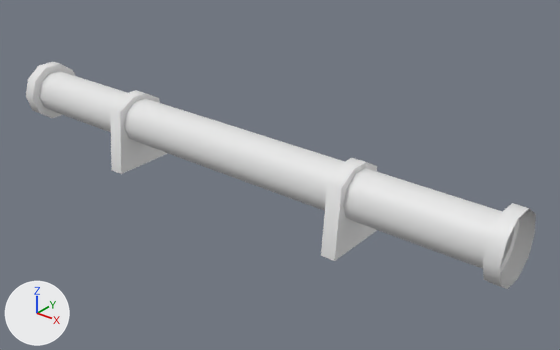
Renders of the FBX model Assets/Models/Pipe.fbx from each side of a commit.
Both versions are drawn from a 50 mm camera at (1.96, -2.14, 1.51) aimed at (0.17, 0.1, 0.12). Lighting does not change. The marker at lower left points along +X, +Y and +Z. Where no turn or scale is listed for an object, it has been applied to the vertices.
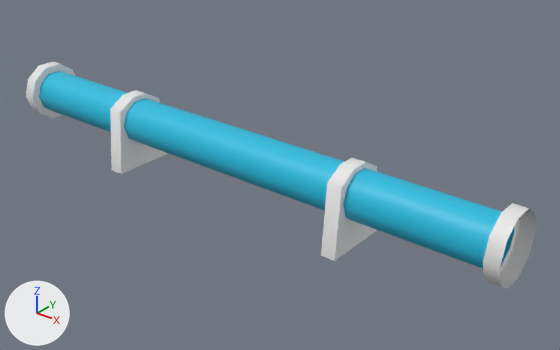
Pixel boxes [x1, y1, x2, y2] of what changed, in the pictures (560 x 350 px):
part 1 of me_cylinder_006, recoloured (white to cyan): [39, 71, 127, 132] in both
part 2 of me_cylinder_006, recoloured (white to cyan): [124, 98, 238, 174] in both
part 3 of me_cylinder_006, recoloured (white to cyan): [216, 128, 345, 211] in both
part 4 of me_cylinder_006, recoloured (white to cyan): [343, 168, 514, 269] in both

Diff of the bpy script that builds the scene:
```diff
--- a/Assets/Models/Pipe.fbx.py
+++ b/Assets/Models/Pipe.fbx.py
@@ mat_material_003 @@
+mat_material_003 = principled_material('Material.003')
+mat_material_003.base_color = (0.8, 0.8, 0.8)  # white #e7e7e7
@@ mat_material_004 @@
+mat_material_004 = principled_material('Material.004')
+mat_material_004.base_color = (0.0163, 0.508, 0.746)  # cyan #22bde0
@@ me_cylinder_006 @@
 me_cylinder_006.from_pydata(...)  # 150 vertices, 130 faces; spans x -1.22..1.22, y -0.14..0.14, z 0.0..0.34
 # used by ob_cylinder; location = (0.0, 0.0, 0.0)
+# me_cylinder_006 part 1: all 10 faces centred in x -0.89, y -0.09..0.09, z 0.12..0.31 switch from no material to mat_material_004 (cyan #22bde0)
+# me_cylinder_006 part 2: all 10 faces centred in x -0.27, y -0.09..0.09, z 0.12..0.31 switch from no material to mat_material_004 (cyan #22bde0)
+# me_cylinder_006 part 3: all 10 faces centred in x 0.28, y -0.09..0.09, z 0.12..0.31 switch from no material to mat_material_004 (cyan #22bde0)
+# me_cylinder_006 part 4: all 10 faces centred in x 0.89, y -0.09..0.09, z 0.12..0.31 switch from no material to mat_material_004 (cyan #22bde0)
+me_cylinder_006.materials.append(mat_material_003)  # white #e7e7e7
```
